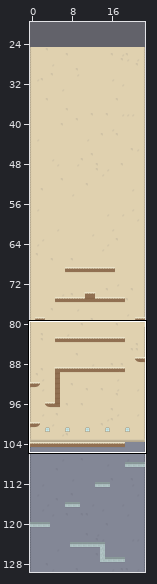
Tiled map, stored at EdgeCandy/Content/Levels/level.tmx. Above: a wide view before the commit, with the close-up outlined.
Close-up. Earlier state:
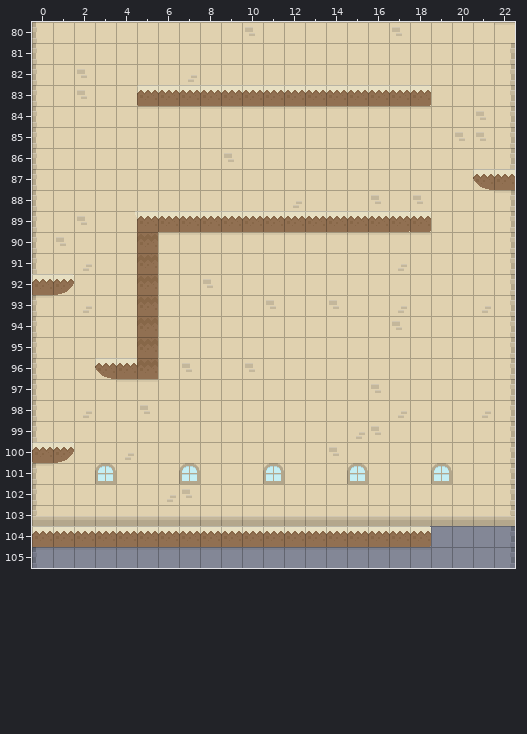
Cells are 21x21 px. Shown: x 0..22, y 80..105. The commit also changed other parts of the map, which this record leaves out. The old version is drawn lined up with the new one.
The result:
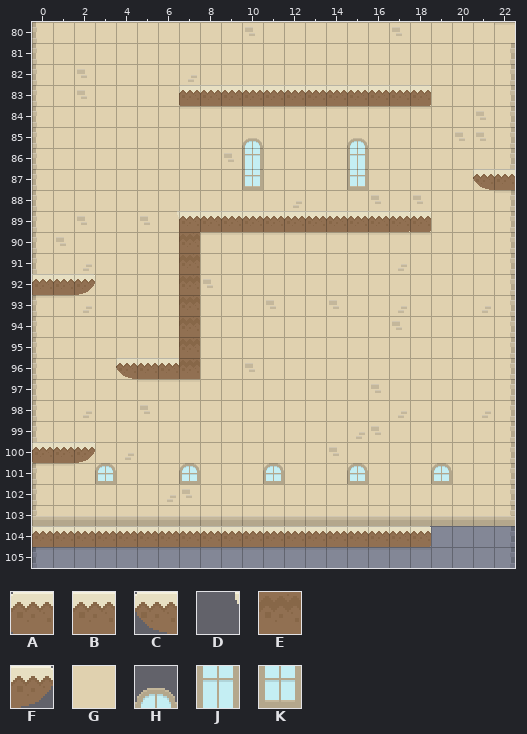
Key: from "tileset": A 556, B 557, C 559, D 584, E 586, F 589, G 691, H 821, J 851, K 881.
_ is an empty cell, # one hidden under a higher layer, . an unchanged one.
Change:
map size 23x150 -> 23x175 cells (old content now starts at 0,25; both pictures use the new coordinates)
--- layer "Background"
@@ x 5..5 @@
- 90 #
+ 90 G
--- layer "Foreground"
@@ x 5..6 @@
- 83 AB
+ 83 __
@@ x 10..15 @@
- 85 _...._
- 86 _...._
- 87 _...._
+ 85 H....H
+ 86 J....J
+ 87 K....K
@@ x 1..7 @@
- 89 ....BB.
- 90 ....E._
- 91 ....E._
- 92 F_..E._
- 93 ....E._
- 94 ....E._
- 95 ....E._
- 96 ..CBE__
+ 89 ...._D.
+ 90 ...._.E
+ 91 ...._.E
+ 92 BF.._.E
+ 93 ...._.E
+ 94 ...._.E
+ 95 ...._.E
+ 96 .._CBBE
@@ x 1..2 @@
-100 F_
+100 BF
Changed places in both close-ups, as pixel boxes (x1, y1, x2, y2):
removed: (137, 85, 179, 106)
added: (242, 138, 263, 190)
added: (347, 138, 368, 190)
changed: (95, 211, 200, 379)
changed: (58, 274, 95, 295)
changed: (58, 442, 95, 463)
